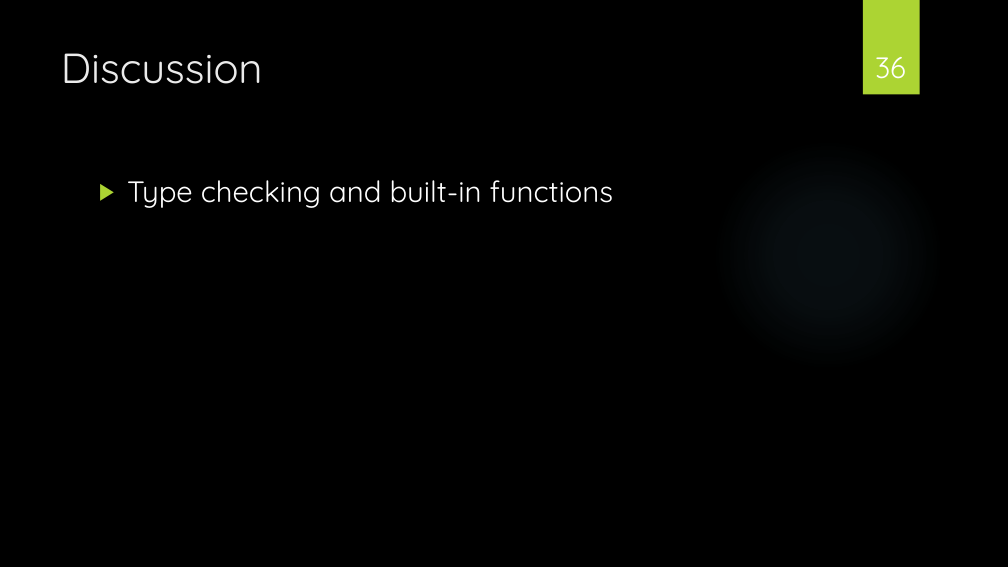
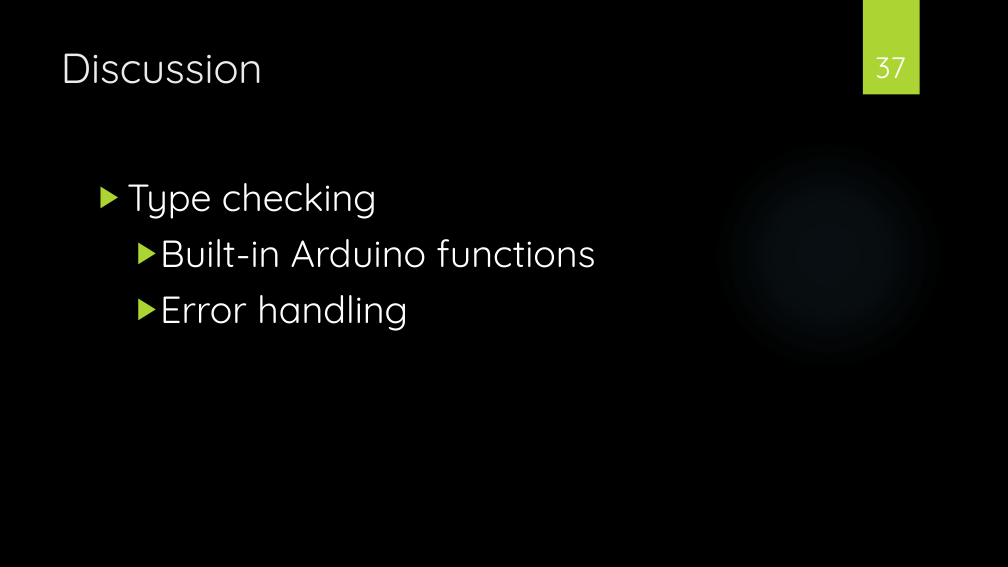
Before and after one commit to christianokeeffe/p4-sw407f13-aau-2013, a slide deck: slide 37 of P4 PræsentationNY.pptx (slide 36 before the commit). Drawn at 1008x567 pixels with LibreOffice and Linux fonts; fonts in the diff are those of the drawing; background and template pictures are left out. Boxes give left, top, right and bottom in pixels: in the first picture for what was removed or moved away, otherwise in the second. Text is boxed around its words. In the diff, an @@ line names an element or a change of style, - is before the commit and + after.

```diff
--- a/P4 PræsentationNY.pptx
+++ b/P4 PræsentationNY.pptx
@@ page number at [875, 57, 905, 79]: text changed @@
-36
+37
@@ text at [127, 183, 595, 331]: text changed; size 28 to 36 pt @@
-▶ Type checking and built-in functions
+▶ Type checking
+  ▶ Built-in Arduino functions
+  ▶ Error handling
```
Also in this commit, not shown: 3 other slides changed, 3 slides added, 2 slides removed.
